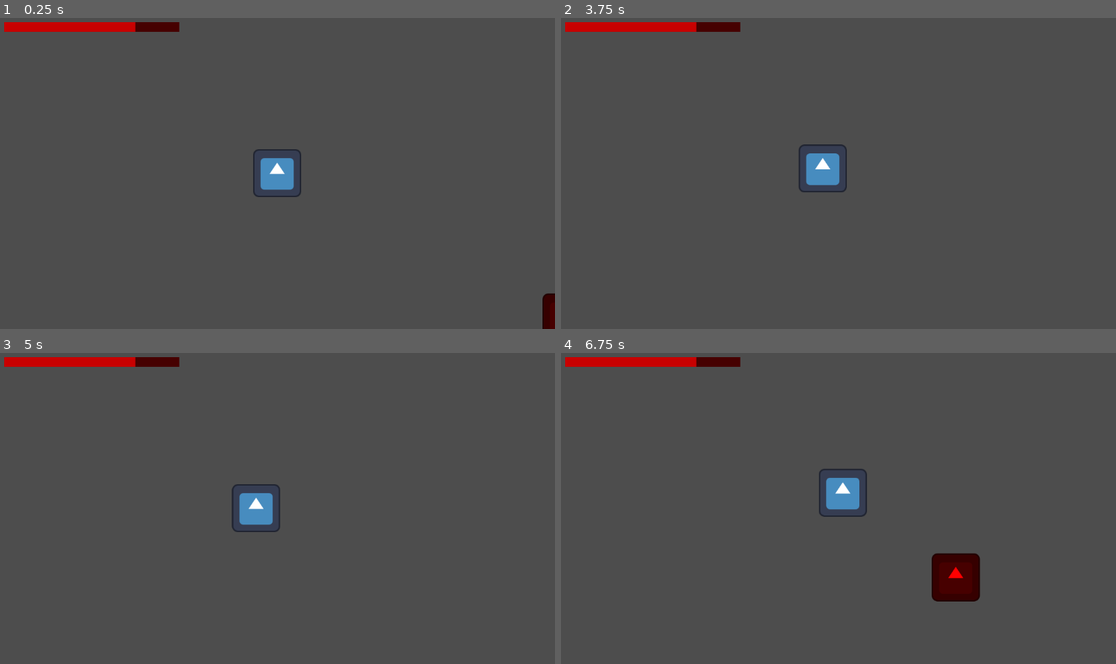
Above: before the commit, frames 1-4 (two rows, left to right).
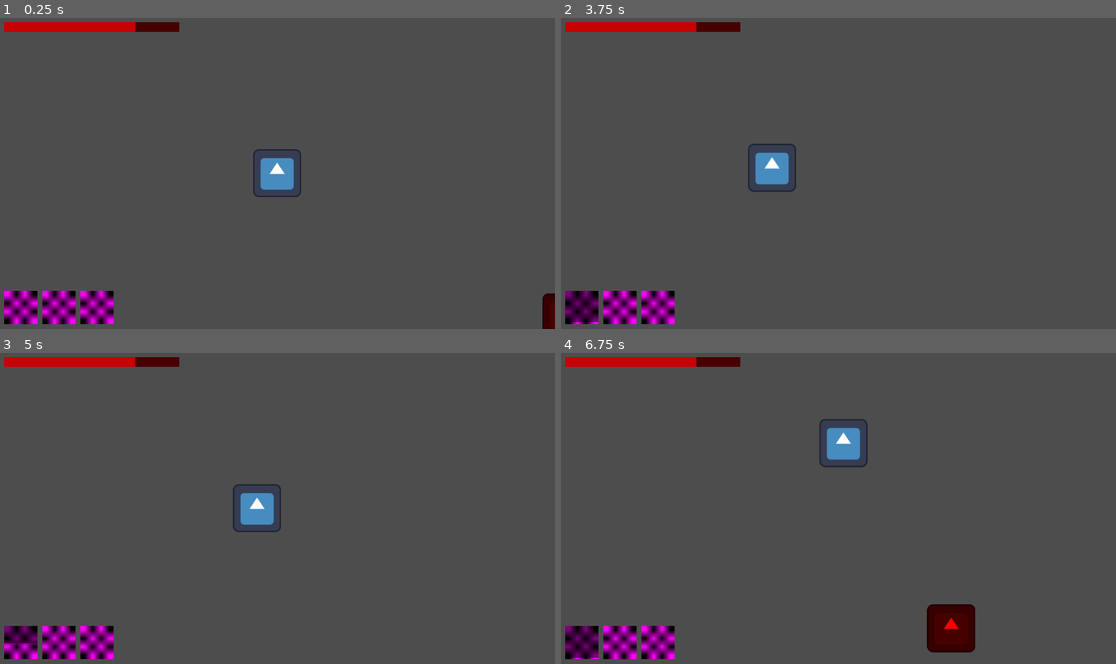
Above: after the commit, the same moments.

Repository: deshis/igdt-hack-and-slash
Game: Godot game, scene res://Scenes/main.tscn
Same seed, same stepped clock (60 frames per second), same inputs: the game is played once before the commit and once after it. The engine's default icon, where the game draws it, is replaced by a stand-in: a white triangle on a blue panel in a dark square.
Inputs:
- Up to frame 1 (0.25 s): no input
- Up to frame 2 (3.75 s): tap Enter at 0.5 s; hold D (move_right) 0.53-1.28 s; hold Shift (movement_ability) 0.53-1.28 s; hold S (move_down) 1.28-2.03 s; tap Shift (movement_ability) at 1.35, 2.85 s; hold D (move_right) 2.03-2.78 s; hold Shift (movement_ability) 2.03-2.78 s; hold W (move_up) 2.78-3.53 s; hold A (move_left) from 3.53 s (still down); hold Shift (movement_ability) from 3.53 s (still down)
- Up to frame 3 (5 s): keep holding A (move_left); release Shift (movement_ability) at 4.28 s; tap Shift (movement_ability) at 4.35 s
- Up to frame 4 (6.75 s): release A (move_left) at 5.03 s; hold S (move_down) 5.03-5.78 s; hold Shift (movement_ability) 5.03-5.78 s; hold D (move_right) 5.78-6.53 s; tap Shift (movement_ability) at 5.85 s; hold W (move_up) from 6.53 s (still down); hold Shift (movement_ability) from 6.53 s (still down)

The runs differ from the first frame. In frame 1, 1.9% of the frame differs, in the area x 0-21%, y 87-99%; in frame 2, 3.5%; in frame 3, 2.1%; in frame 4, 6.2%, in the area x 0-76%, y 21-99%.

Commit message:
Risk of rain style skill cooldown UI

Diff:
--- a/Scenes/main.tscn
+++ b/Scenes/main.tscn
@@ -1,8 +1,9 @@
-[gd_scene load_steps=7 format=3 uid="uid://bjkuwvtvadv2j"]
+[gd_scene load_steps=11 format=3 uid="uid://bjkuwvtvadv2j"]
 
 [ext_resource type="PackedScene" uid="uid://cejn0x82p4vcn" path="res://Scenes/player.tscn" id="1_jjgbg"]
 [ext_resource type="Texture2D" uid="uid://dxdkt76vmq0em" path="res://Assets/icon.svg" id="2_bo1nx"]
 [ext_resource type="Script" uid="uid://b8rtnvnstvdg4" path="res://Scripts/healthbar.gd" id="3_8gbba"]
+[ext_resource type="Script" uid="uid://b3p4e86xoqqh3" path="res://Scripts/cooldowns.gd" id="4_jjvhh"]
 
 [sub_resource type="RectangleShape2D" id="RectangleShape2D_7dm0k"]
 size = Vector2(100, 100)
@@ -12,6 +13,15 @@
 
 [sub_resource type="StyleBoxFlat" id="StyleBoxFlat_jjvhh"]
 bg_color = Color(0.78431374, 0, 0, 1)
+
+[sub_resource type="PlaceholderTexture2D" id="PlaceholderTexture2D_8gbba"]
+size = Vector2(50, 50)
+
+[sub_resource type="StyleBoxFlat" id="StyleBoxFlat_kry3j"]
+bg_color = Color(0.6, 0.6, 0.6, 0)
+
+[sub_resource type="StyleBoxFlat" id="StyleBoxFlat_21xkr"]
+bg_color = Color(0, 0, 0, 0.50980395)
 
 [node name="Main" type="Node2D"]
 
@@ -32,11 +42,13 @@
 
 [node name="HUD" type="CanvasLayer" parent="."]
 
-[node name="HPBar" type="Control" parent="HUD"]
+[node name="HPBar" type="Control" parent="HUD" node_paths=PackedStringArray("player")]
 layout_mode = 3
 anchors_preset = 0
 offset_right = 40.0
 offset_bottom = 40.0
+script = ExtResource("3_8gbba")
+player = NodePath("../../Player")
 
 [node name="MarginContainer" type="MarginContainer" parent="HUD/HPBar"]
 layout_mode = 1
@@ -51,12 +63,98 @@
 theme_override_constants/margin_right = 10
 theme_override_constants/margin_bottom = 10
 
-[node name="ProgressBar" type="ProgressBar" parent="HUD/HPBar/MarginContainer" node_paths=PackedStringArray("player")]
+[node name="ProgressBar" type="ProgressBar" parent="HUD/HPBar/MarginContainer"]
 layout_mode = 2
 size_flags_vertical = 1
 theme_override_styles/background = SubResource("StyleBoxFlat_8gbba")
 theme_override_styles/fill = SubResource("StyleBoxFlat_jjvhh")
 value = 3.05
 show_percentage = false
-script = ExtResource("3_8gbba")
-player = NodePath("../../../../Player")
+
+[node name="SkillCooldowns" type="Control" parent="HUD" node_paths=PackedStringArray("player")]
+layout_mode = 3
+anchors_preset = 2
+anchor_top = 1.0
+anchor_bottom = 1.0
+offset_top = -89.0
+offset_right = 153.0
+grow_vertical = 0
+script = ExtResource("4_jjvhh")
+player = NodePath("../../Player")
+
+[node name="MarginContainer" type="MarginContainer" parent="HUD/SkillCooldowns"]
+layout_mode = 1
+anchors_preset = 15
+anchor_right = 1.0
+anchor_bottom = 1.0
+offset_right = 343.0
+grow_horizontal = 2
+grow_vertical = 2
+theme_override_constants/margin_left = 10
+theme_override_constants/margin_top = 10
+theme_override_constants/margin_right = 10
+theme_override_constants/margin_bottom = 10
+
+[node name="HBoxContainer" type="HBoxContainer" parent="HUD/SkillCooldowns/MarginContainer"]
+layout_mode = 2
+theme_override_constants/separation = 10
+
+[node name="DashCooldown" type="TextureRect" parent="HUD/SkillCooldowns/MarginContainer/HBoxContainer"]
+layout_mode = 2
+texture = SubResource("PlaceholderTexture2D_8gbba")
+expand_mode = 2
+
+[node name="ProgressBar" type="ProgressBar" parent="HUD/SkillCooldowns/MarginContainer/HBoxContainer/DashCooldown"]
+layout_mode = 1
+anchors_preset = 15
+anchor_right = 1.0
+anchor_bottom = 1.0
+grow_horizontal = 2
+grow_vertical = 2
+theme_override_styles/background = SubResource("StyleBoxFlat_kry3j")
+theme_override_styles/fill = SubResource("StyleBoxFlat_21xkr")
+fill_mode = 2
+show_percentage = false
+
+[node name="Timer" type="Timer" parent="HUD/SkillCooldowns/MarginContainer/HBoxContainer/DashCooldown"]
+one_shot = true
+
+[node name="PlaceholderSkill1" type="TextureRect" parent="HUD/SkillCooldowns/MarginContainer/HBoxContainer"]
+layout_mode = 2
+texture = SubResource("PlaceholderTexture2D_8gbba")
+expand_mode = 2
+
+[node name="ProgressBar" type="ProgressBar" parent="HUD/SkillCooldowns/MarginContainer/HBoxContainer/PlaceholderSkill1"]
+layout_mode = 1
+anchors_preset = 15
+anchor_right = 1.0
+anchor_bottom = 1.0
+grow_horizontal = 2
+grow_vertical = 2
+theme_override_styles/background = SubResource("StyleBoxFlat_kry3j")
+theme_override_styles/fill = SubResource("StyleBoxFlat_21xkr")
+fill_mode = 2
+show_percentage = false
+
+[node name="Timer" type="Timer" parent="HUD/SkillCooldowns/MarginContainer/HBoxContainer/PlaceholderSkill1"]
+one_shot = true
+
+[node name="PlaceholderSkill2" type="TextureRect" parent="HUD/SkillCooldowns/MarginContainer/HBoxContainer"]
+layout_mode = 2
+texture = SubResource("PlaceholderTexture2D_8gbba")
+expand_mode = 2
+
+[node name="ProgressBar" type="ProgressBar" parent="HUD/SkillCooldowns/MarginContainer/HBoxContainer/PlaceholderSkill2"]
+layout_mode = 1
+anchors_preset = 15
+anchor_right = 1.0
+anchor_bottom = 1.0
+grow_horizontal = 2
+grow_vertical = 2
+theme_override_styles/background = SubResource("StyleBoxFlat_kry3j")
+theme_override_styles/fill = SubResource("StyleBoxFlat_21xkr")
+fill_mode = 2
+show_percentage = false
+
+[node name="Timer" type="Timer" parent="HUD/SkillCooldowns/MarginContainer/HBoxContainer/PlaceholderSkill2"]
+one_shot = true
--- /dev/null
+++ b/Scripts/cooldowns.gd
@@ -0,0 +1,20 @@
+extends Control
+
+@export var player: Player
+
+@onready var dash_cooldown_progress_bar: ProgressBar = $MarginContainer/HBoxContainer/DashCooldown/ProgressBar
+@onready var dash_cooldown_timer: Timer = $MarginContainer/HBoxContainer/DashCooldown/Timer
+
+
+func _ready() -> void:
+	player.dash_used.connect(update_dash_cooldown)
+
+
+func _process(_delta: float) -> void:
+	dash_cooldown_progress_bar.value = dash_cooldown_timer.time_left
+
+
+func update_dash_cooldown(cooldown:float)->void:
+	dash_cooldown_progress_bar.max_value = cooldown
+	dash_cooldown_progress_bar.value = cooldown
+	dash_cooldown_timer.start(cooldown)
--- a/Scripts/healthbar.gd
+++ b/Scripts/healthbar.gd
@@ -1,11 +1,15 @@
-extends ProgressBar
+extends Control
 
 @export var player: Player
 
+@onready var progress_bar: ProgressBar = $MarginContainer/ProgressBar
+
+
 func _ready() -> void:
-	max_value = player.max_HP
-	value = player.HP
+	progress_bar.max_value = player.max_HP
+	progress_bar.value = player.HP
 	player.update_hp_bar.connect(update_health)
 
-func update_health()->void:
-	value = player.HP
+
+func update_health(HP:float)->void:
+	progress_bar.value = HP
--- a/Scripts/player.gd
+++ b/Scripts/player.gd
@@ -9,6 +9,7 @@
 @export var HP := 100.0
 
 signal update_hp_bar
+signal dash_used
 
 var can_dash:= true
 var dashing = false
@@ -22,15 +23,15 @@
 
 
 func _physics_process(delta) -> void:
-	#player movement with acceleration
 	update_input()
 
-	if Input.is_action_just_pressed("movement_ability") and can_dash:
+	if Input.is_action_pressed("movement_ability") and can_dash and input.length() > 0:
 		can_dash = false
 		dashing = true
 		dash_length_timer.start(dash_length)
 		dash_cooldown_timer.start(dash_cooldown)
 		current_speed = dash_speed
+		dash_used.emit(dash_cooldown)
 	else:
 		velocity = lerp(velocity, input * current_speed, acceleration * delta)
 
@@ -55,7 +56,7 @@
 
 func take_damage(dmg:float) -> void:
 	HP -= dmg
-	update_hp_bar.emit()
+	update_hp_bar.emit(HP)
 	if HP <= 0.0:
 		die()
 
Not shown, added: Scripts/cooldowns.gd.uid
